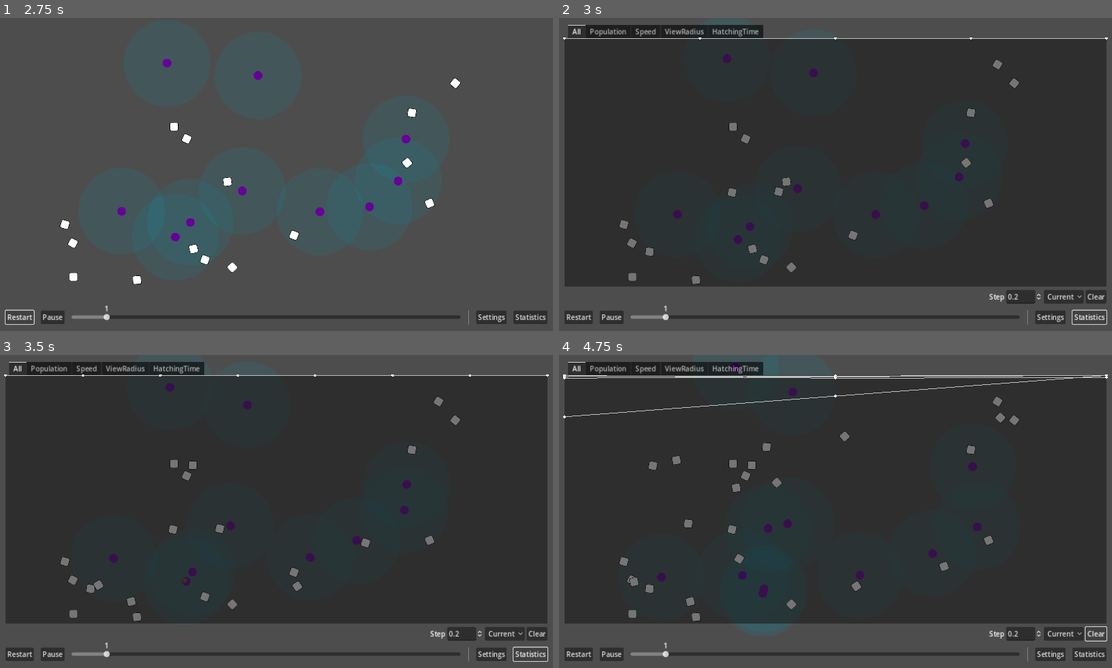
Above: before the commit, frames 1-4 (two rows, left to right).
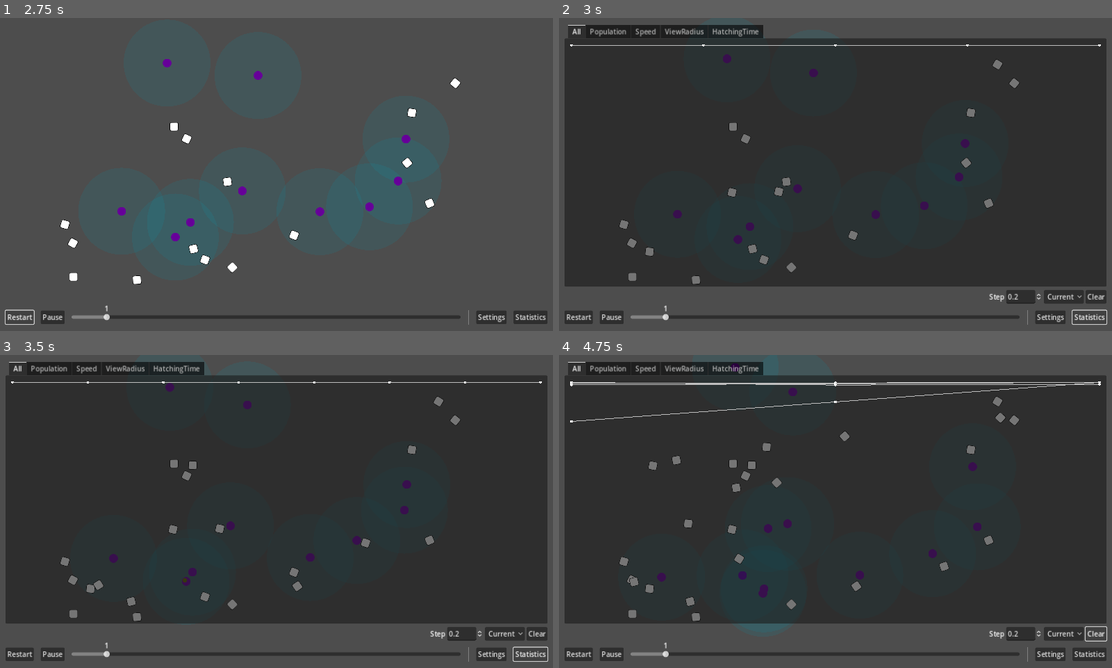
Above: after the commit, the same moments.

Repository: wivest/Natural-Selection
Game: Godot game, scene res://main.tscn
Two runs of this game, one before a commit and one after it. Both use one fixed random seed, a clock stepped at 60 frames per second and the inputs below.
Inputs:
- Up to frame 1 (2.75 s): click "Restart" at 0.5 s; click "Restart" at 1.25 s; click "Restart" at 2 s
- Up to frame 2 (3 s): click "Statistics" at 2.75 s
- Up to frame 3 (3.5 s): no input
- Up to frame 4 (4.75 s): click "Current" at 3.5 s; click "Clear" at 4.25 s

Frame 1 is identical in both runs. In frame 2, 0.4% of the frame differs, in the area x 0-100%, y 6-10%; in frame 3, 0.5%; in frame 4, 1.6%, in the area x 0-100%, y 6-22%.

Commit message:
feat: draw nodes with margin

Diff:
--- a/ui/tabs/statistics/chart/chart.gd
+++ b/ui/tabs/statistics/chart/chart.gd
@@ -1,5 +1,5 @@
 class_name Chart
-extends Control
+extends MarginContainer
 
 @export var getter: Getter
 @export var parameters: ChartParameters
@@ -17,6 +17,11 @@
 var _time: float:
 	get:
 		return Time.get_ticks_msec() / 1000.0
+var _margin_size: Vector2:
+	get:
+		var x: float = size.x - get_theme_constant("margin_left") - get_theme_constant("margin_right")
+		var y: float = size.y - get_theme_constant("margin_top") - get_theme_constant("margin_bottom")
+		return Vector2(x, y)
 
 func _ready():
 	view_modes[1].time_step = parameters.step.value
@@ -46,7 +51,10 @@
 		var vratio: float = view_mode.get_vratio(data.nodes[i].y, maximum)
 		var hratio: float = view_mode.get_hratio(data.get_relative_time(i, start_index), delta)
 
-		var pos := Vector2(size.x * hratio, size.y * vratio)
+		var pos := Vector2(
+			get_theme_constant("margin_left") + _margin_size.x * hratio,
+			get_theme_constant("margin_top") + _margin_size.y * vratio
+		)
 		if i != start_index:
 			draw_line(prev, pos, Color.GRAY)
 		draw_circle(pos, 3, Color.WHITE)
--- a/ui/tabs/statistics/statistics.tscn
+++ b/ui/tabs/statistics/statistics.tscn
@@ -58,6 +58,10 @@
 grow_horizontal = 2
 grow_vertical = 2
 size_flags_vertical = 3
+theme_override_constants/margin_left = 16
+theme_override_constants/margin_top = 16
+theme_override_constants/margin_right = 16
+theme_override_constants/margin_bottom = 16
 script = ExtResource("1_3uxui")
 getter = SubResource("Resource_udqgt")
 parameters = NodePath("../../../Parameters")
@@ -70,6 +74,10 @@
 grow_horizontal = 2
 grow_vertical = 2
 size_flags_vertical = 3
+theme_override_constants/margin_left = 16
+theme_override_constants/margin_top = 16
+theme_override_constants/margin_right = 16
+theme_override_constants/margin_bottom = 16
 script = ExtResource("1_3uxui")
 getter = SubResource("Resource_1ihg0")
 parameters = NodePath("../../../Parameters")
@@ -82,6 +90,10 @@
 grow_horizontal = 2
 grow_vertical = 2
 size_flags_vertical = 3
+theme_override_constants/margin_left = 16
+theme_override_constants/margin_top = 16
+theme_override_constants/margin_right = 16
+theme_override_constants/margin_bottom = 16
 script = ExtResource("1_3uxui")
 getter = SubResource("Resource_13tpy")
 parameters = NodePath("../../../Parameters")
@@ -102,6 +114,10 @@
 visible = false
 layout_mode = 2
 size_flags_vertical = 3
+theme_override_constants/margin_left = 16
+theme_override_constants/margin_top = 16
+theme_override_constants/margin_right = 16
+theme_override_constants/margin_bottom = 16
 script = ExtResource("1_3uxui")
 getter = SubResource("Resource_udqgt")
 parameters = NodePath("../../Parameters")
@@ -110,6 +126,10 @@
 visible = false
 layout_mode = 2
 size_flags_vertical = 3
+theme_override_constants/margin_left = 16
+theme_override_constants/margin_top = 16
+theme_override_constants/margin_right = 16
+theme_override_constants/margin_bottom = 16
 script = ExtResource("1_3uxui")
 getter = SubResource("Resource_1ihg0")
 parameters = NodePath("../../Parameters")
@@ -118,6 +138,10 @@
 visible = false
 layout_mode = 2
 size_flags_vertical = 3
+theme_override_constants/margin_left = 16
+theme_override_constants/margin_top = 16
+theme_override_constants/margin_right = 16
+theme_override_constants/margin_bottom = 16
 script = ExtResource("1_3uxui")
 getter = SubResource("Resource_13tpy")
 parameters = NodePath("../../Parameters")
